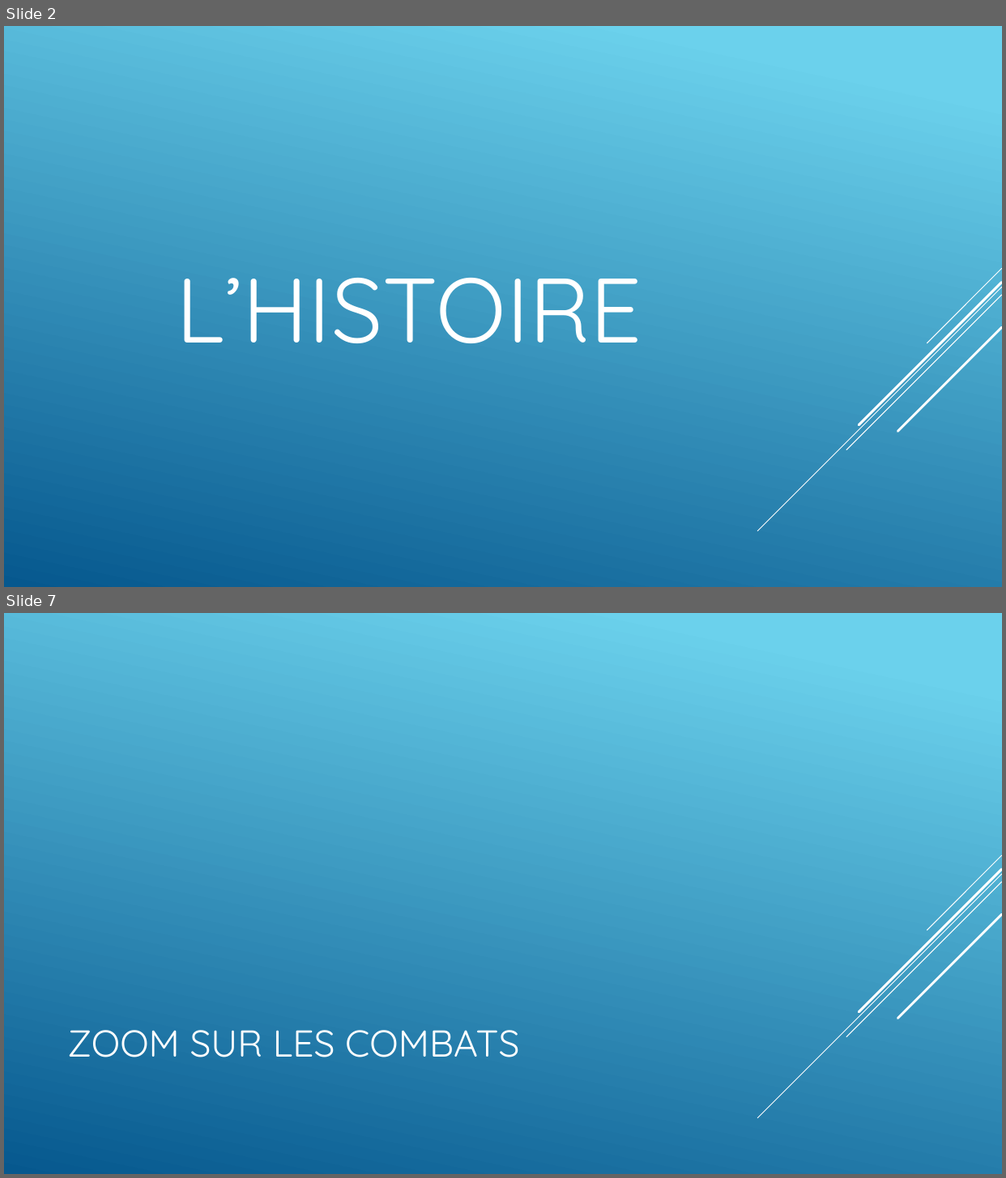
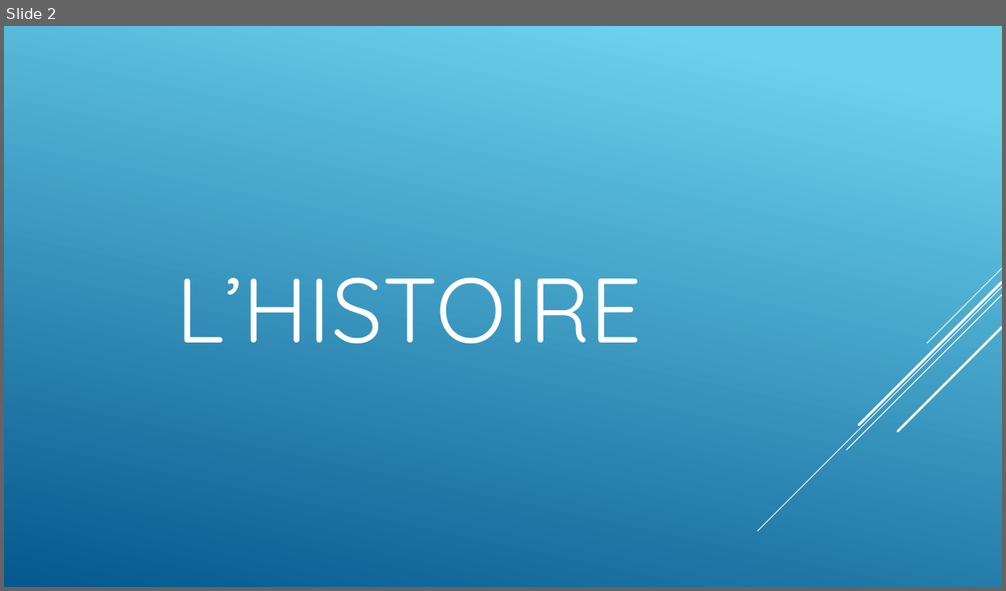
Before and after one commit to Crazy-Tacos/Une-histoire-de-tacos-Part1, a slide deck: Panique au centre commercial.pptx. Shown one above the other, each under a label of ours: slides 2 and 7 before the commit, slide 2 after it; the slides between them are not shown. The pictures are 1006x1178 and 1006x591 pixels, drawn with LibreOffice and Linux fonts; fonts in the diff are those of the drawing. Boxes give left, top, right and bottom in pixels: in the first picture for what was removed or moved away, otherwise in the second. Text is boxed around its words. In the diff, an @@ line names an element or a change of style, - is before the commit and + after.

```diff
--- a/Panique au centre commercial.pptx
+++ b/Panique au centre commercial.pptx
@@ slide 7 removed at [4, 613, 1002, 1174], background gradient #6ED2EB to #06588E; not listed: 5 template elements that a slide beside it also shows @@
@@ title removed at [67, 1030, 519, 1058] @@
-ZOOM SUR LES COMBATS
```
Also in this commit, not shown: 6 slides changed, 3 slides added, 1 other slide removed, 2 other files.
